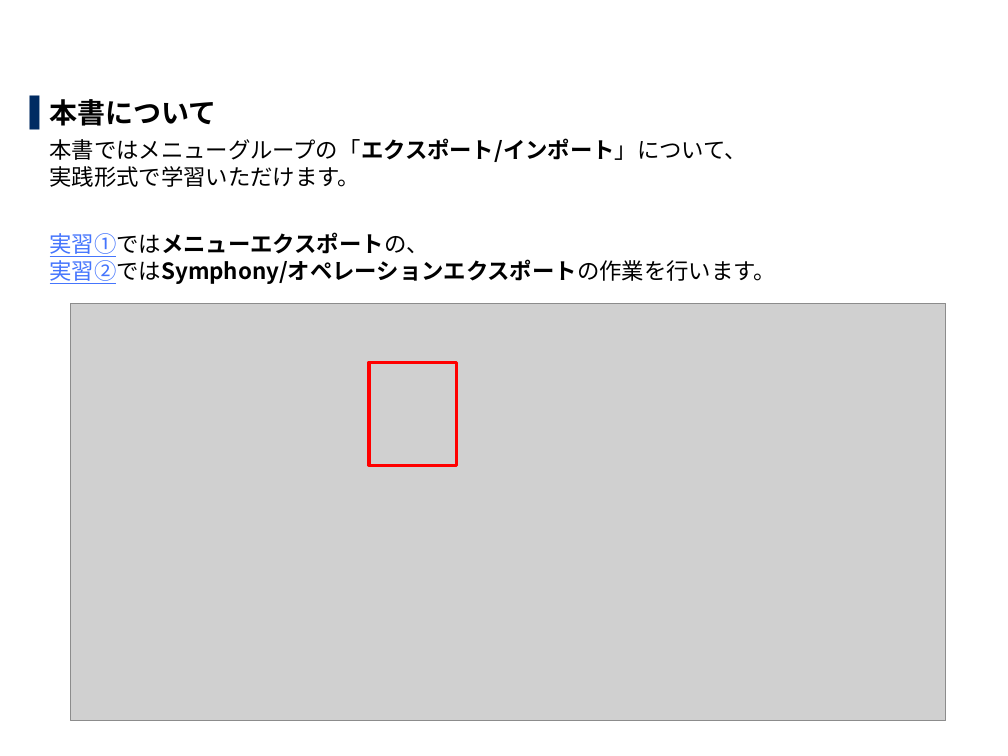
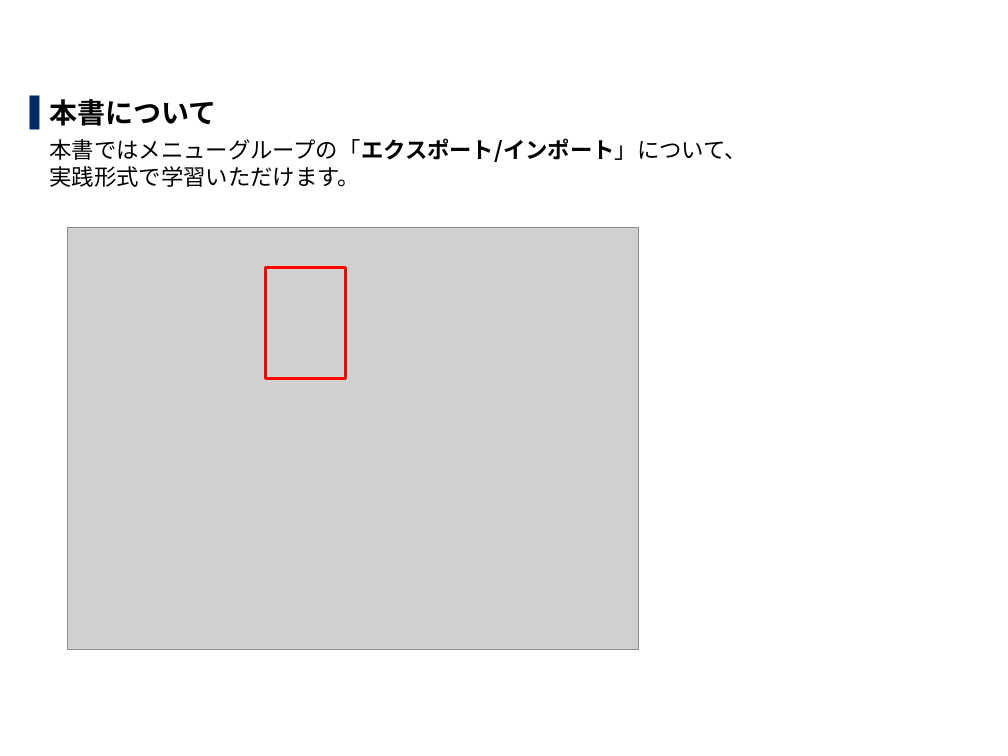
Before and after one commit to exastro-suite/it-automation-docs, a slide deck: slide 4 of asset/Learn_ja/ITA-export-import_ja_practice.pptx. Drawn at 1008x756 pixels with LibreOffice and Linux fonts; fonts in the diff are those of the drawing; grey boxes stand for pictures; background and template pictures are left out. Boxes give left, top, right and bottom in pixels: in the first picture for what was removed or moved away, otherwise in the second. Text is boxed around its words. In the diff, an @@ line names an element or a change of style, - is before the commit and + after.

```diff
--- a/asset/Learn_ja/ITA-export-import_ja_practice.pptx
+++ b/asset/Learn_ja/ITA-export-import_ja_practice.pptx
@@ text at [50, 232, 776, 284]: paragraph removed @@
-  実習①ではメニューエクスポートの、
-  実習②ではSymphony/オペレーションエクスポートの作業を行います。
@@ picture added at [68, 228, 638, 650] @@
@@ rectangle: place and size @@
-rectangle at [369, 362, 457, 465]
+rectangle at [265, 267, 345, 378]
@@ picture removed at [71, 303, 947, 722] @@
```
Also in this commit, not shown: 12 other slides changed, 17 slides removed, 1 other file.
